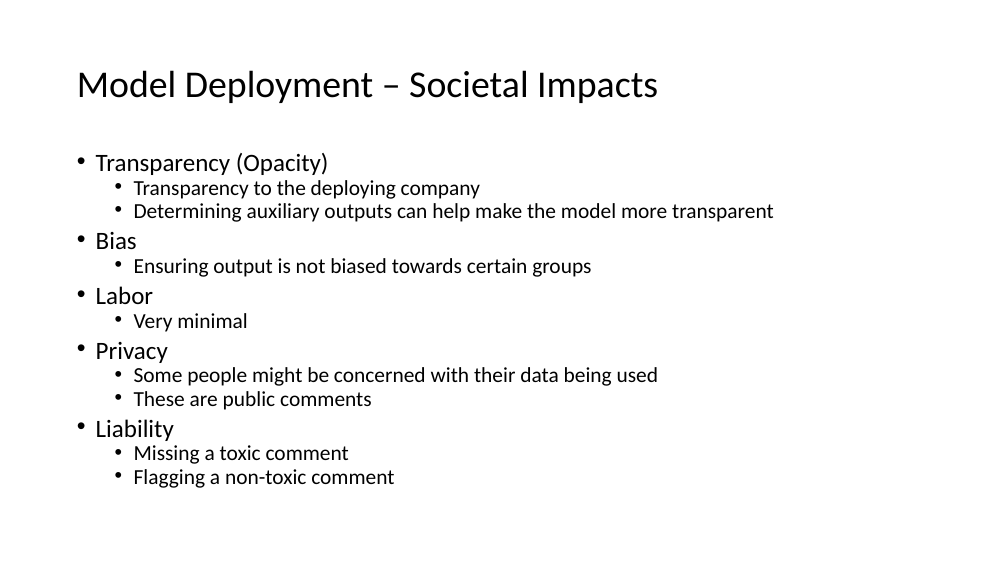
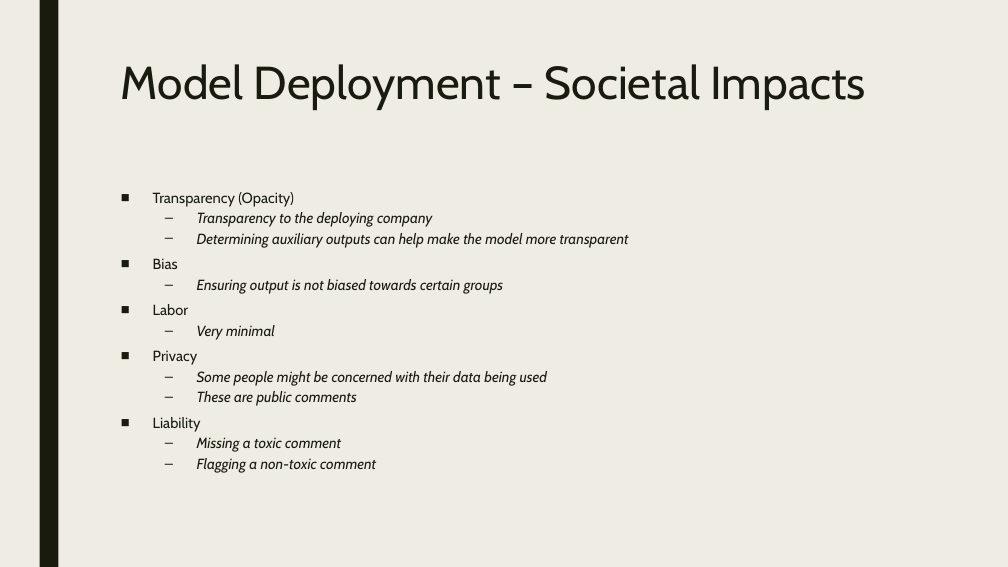
Before and after one commit to jsakhnin/NLPmodule, a slide deck: slide 15 of NLP_presentation.pptx. Drawn at 1008x567 pixels with LibreOffice and Linux fonts; fonts in the diff are those of the drawing. Boxes give left, top, right and bottom in pixels: in the first picture for what was removed or moved away, otherwise in the second. Text is boxed around its words. In the diff, an @@ line names an element or a change of style, - is before the commit and + after.

```diff
--- a/NLP_presentation.pptx
+++ b/NLP_presentation.pptx
@@ background #FFFFFF to #EFEDE3 @@
@@ rectangle added at (x1=39, y1=0, x2=58, y2=567), fill #191B0E @@
@@ title "Model Deployment – Societal Impacts" moved from (x1=77, y1=70, x2=658, y2=103) to (x1=121, y1=64, x2=866, y2=110) @@
@@ title "Model Deployment – Societal Impacts" at (x1=121, y1=64, x2=866, y2=110): size 36 to 44 pt, font Calibri to Cabin, text colour #000000 to #191B0E; line spacing 0.9 to 0.89; vertical alignment middle to top @@
@@ text "Transparency (Opacity)" moved from (x1=96, y1=153, x2=774, y2=488) to (x1=153, y1=192, x2=629, y2=473) @@
@@ text "Transparency (Opacity)" at (x1=153, y1=192, x2=629, y2=473): size 23.8 to 14 pt in "Transparency (Opacity)", "Bias", "Labor", "Privacy" and 1 more places; font Calibri to Cabin, text colour #000000 to #191B0E; size 20.4 to 14 pt, italic on in "Transparency to the deploying company", "Determining auxiliary outputs can help make the ...", "Ensuring output is not biased towards certain ...", "Very minimal" and 4 more places; bullet • to ■; line spacing 0.7 to 0.74; more space between paragraphs; bullet • to – @@
```
Also in this commit, not shown: 15 other slides changed, 1 slide added, 1 slide removed.
